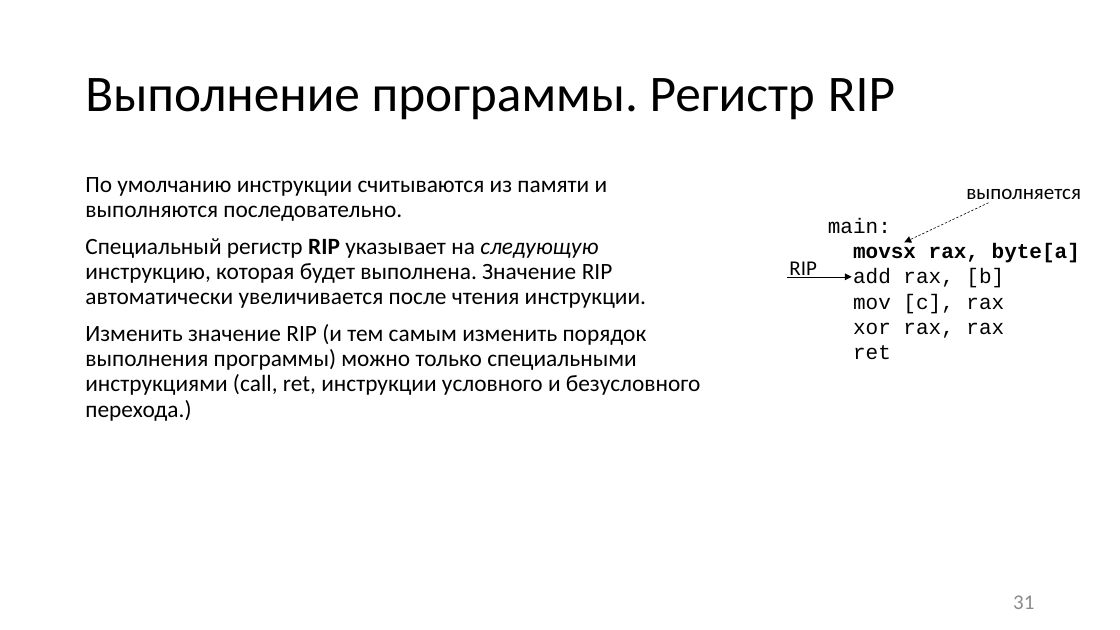
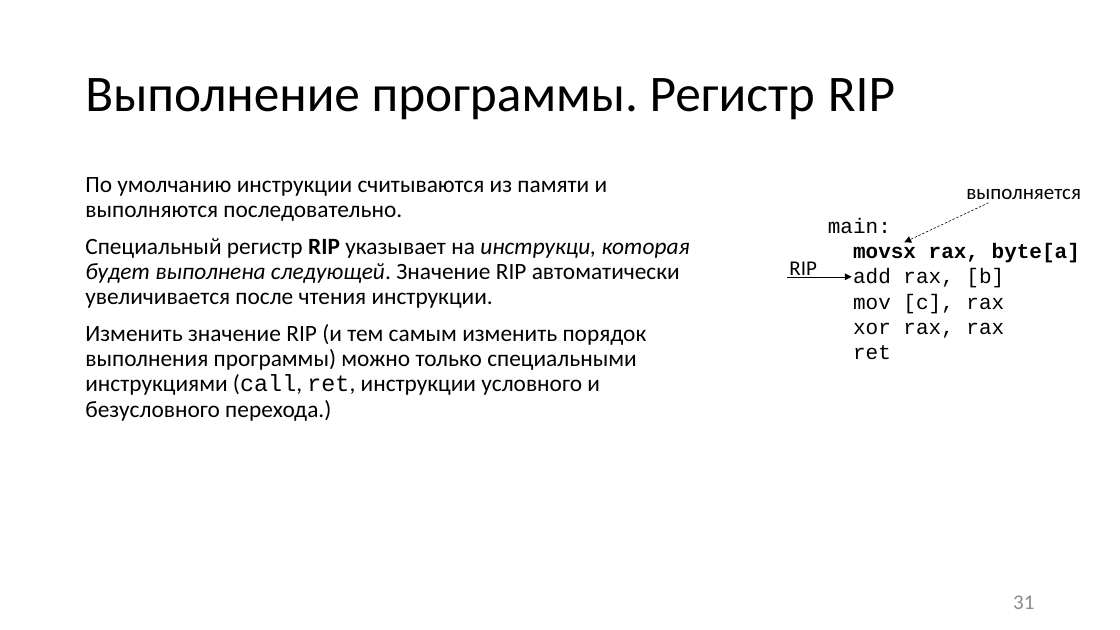
Before and after one commit to itsecd/low-level-programming, a slide deck: slide 31 of Lectures/1.Introduction/Lecture1.pptx. Drawn at 1120x630 pixels with LibreOffice and Linux fonts; fonts in the diff are those of the drawing. Boxes give left, top, right and bottom in pixels: in the first picture for what was removed or moved away, otherwise in the second. Text is boxed around its words. In the diff, an @@ line names an element or a change of style, - is before the commit and + after.

```diff
--- a/Lectures/1.Introduction/Lecture1.pptx
+++ b/Lectures/1.Introduction/Lecture1.pptx
@@ text at bbox=[85, 238, 690, 308]: text changed @@
-Специальный регистр RIP указывает на следующую инструкцию, которая будет выполнена. Значение RIP автоматически увеличивается после чтения инструкции.
+Специальный регистр RIP указывает на инструкци, которая будет выполнена следующей. Значение RIP автоматически увеличивается после чтения инструкции.
@@ text at bbox=[85, 324, 647, 421]: font Calibri to Courier New in "(call, ret," @@
```
Also in this commit, not shown: 14 other slides changed, 1 other file.
